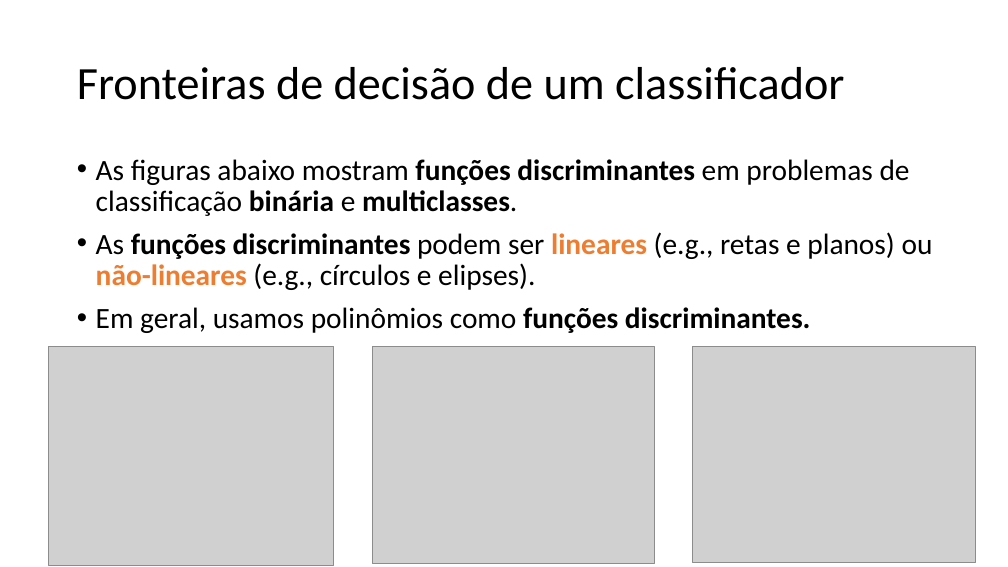
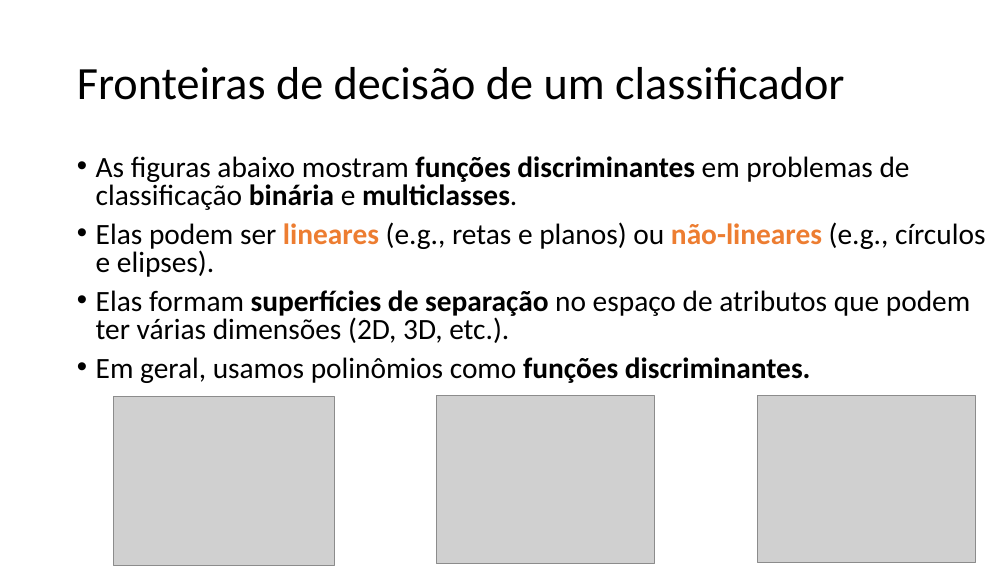
Before and after one commit to zz4fap/c24_inteligencia_artificial, a slide deck: slide 16 of slides/C24_Classificação.pptx. Drawn at 1008x567 pixels with LibreOffice and Linux fonts; fonts in the diff are those of the drawing; grey boxes stand for pictures. Boxes give left, top, right and bottom in pixels: in the first picture for what was removed or moved away, otherwise in the second. Text is boxed around its words. In the diff, an @@ line names an element or a change of style, - is before the commit and + after.

Commit message:
update of slides

```diff
--- a/slides/C24_Classificação.pptx
+++ b/slides/C24_Classificação.pptx
@@ text at (x1=96, y1=156, x2=910, y2=383): line spacing 0.9 to 0.8 @@
@@ text at (x1=96, y1=222, x2=985, y2=343): text changed @@
-• As funções discriminantes podem ser lineares (e.g., retas e planos) ou não-lineares (e.g., círculos e elipses).
+• Elas podem ser lineares (e.g., retas e planos) ou não-lineares (e.g., círculos e elipses).
+• Elas formam superfícies de separação no espaço de atributos que podem ter várias dimensões (2D, 3D, etc.).
@@ picture resized from (x1=49, y1=346, x2=334, y2=566) to (x1=113, y1=396, x2=333, y2=566) @@
@@ picture resized from (x1=373, y1=346, x2=655, y2=564) to (x1=436, y1=395, x2=654, y2=564) @@
@@ picture resized from (x1=693, y1=346, x2=975, y2=563) to (x1=757, y1=395, x2=975, y2=563) @@
```
Also in this commit, not shown: 1 other slide changed, 3 slides added, 3 slides removed.
